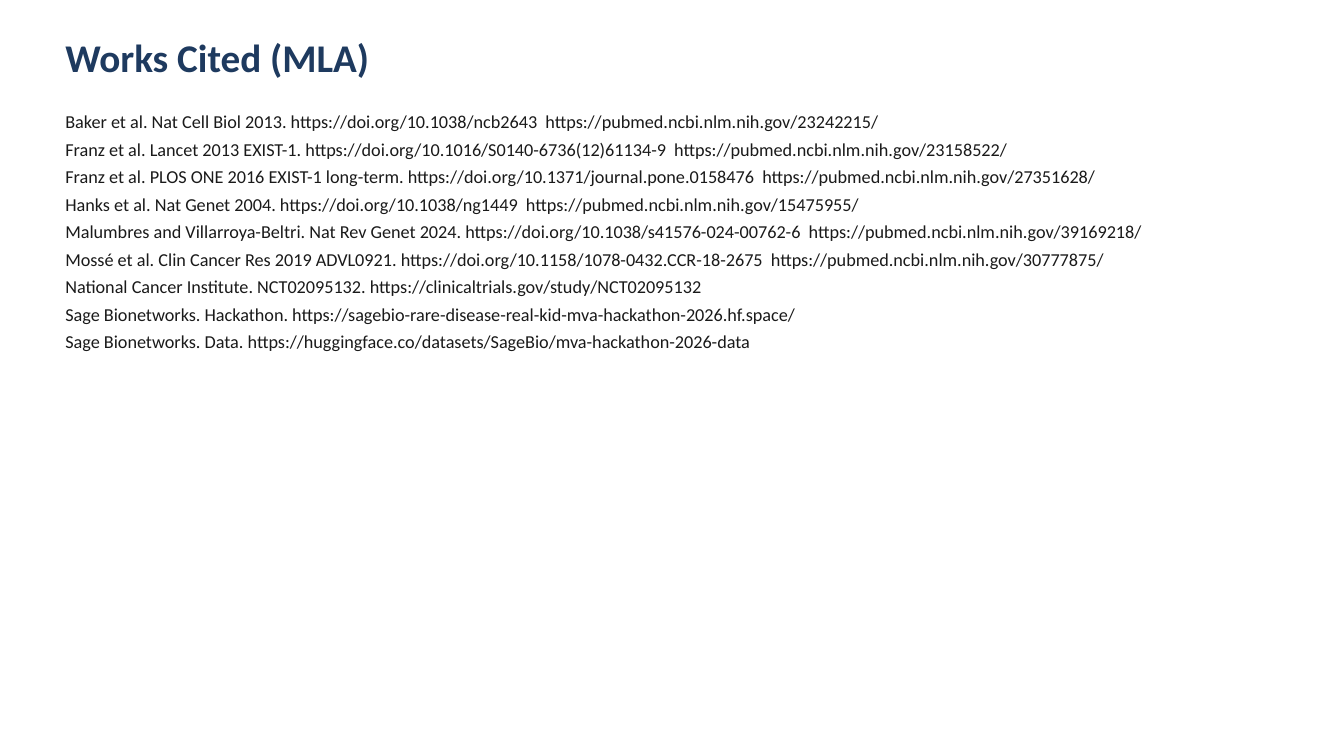
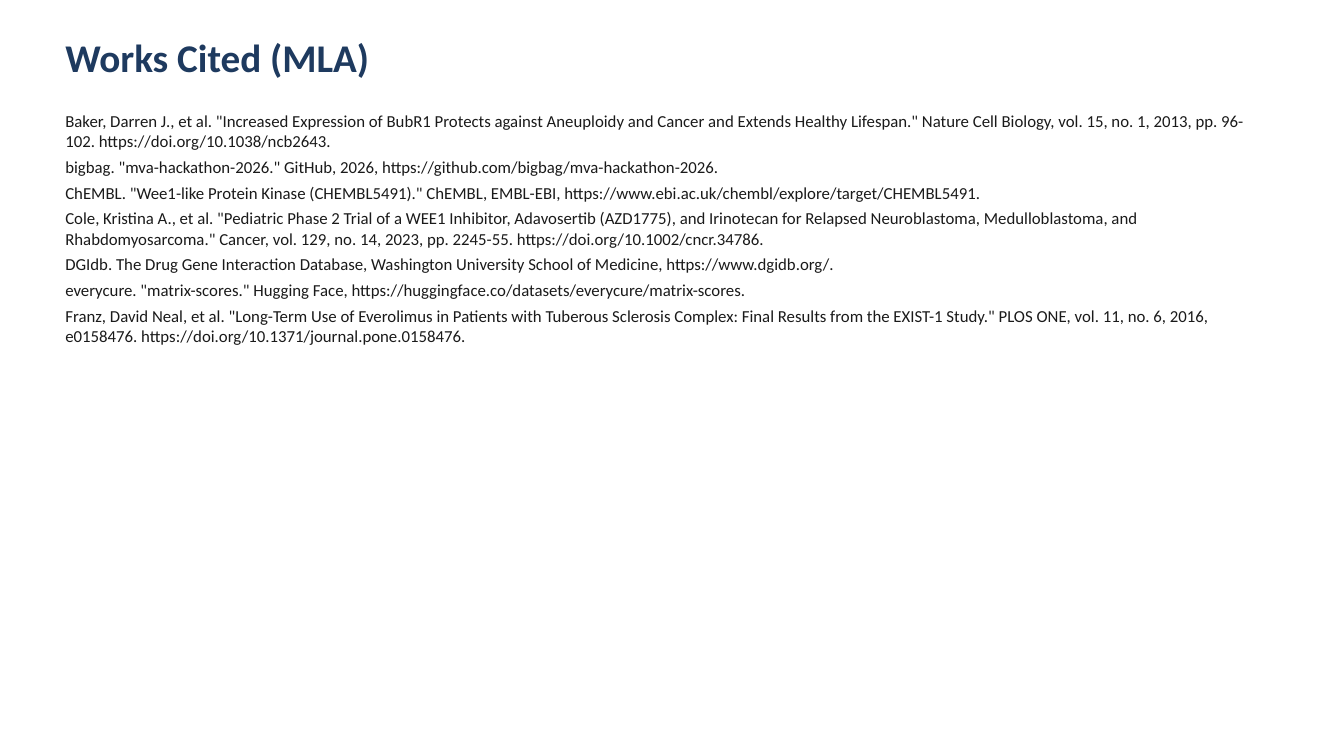
Before and after one commit to bigbag/mva-hackathon-2026, a slide deck: slide 12 of track2/slides/pitch_deck.pptx. Drawn at 1344x756 pixels with LibreOffice and Linux fonts; fonts in the diff are those of the drawing. Boxes give left, top, right and bottom in pixels: in the first picture for what was removed or moved away, otherwise in the second. Text is boxed around its words. In the diff, an @@ line names an element or a change of style, - is before the commit and + after.

Commit message:
Normalize citations to MLA 9
In-text uses author, not author-year. Works Cited lists only works
named in that document, with NCBI-checked vol/no/pages and a single DOI.

```diff
--- a/track2/slides/pitch_deck.pptx
+++ b/track2/slides/pitch_deck.pptx
@@ text at <box>65,115,1243,345</box>: text changed; size 13 to 12 pt @@
-Baker et al. Nat Cell Biol 2013. https://doi.org/10.1038/ncb2643 https://pubmed.ncbi.nlm.nih.gov/23242215/
-Franz et al. Lancet 2013 EXIST-1. https://doi.org/10.1016/S0140-6736(12)61134-9 https://pubmed.ncbi.nlm.nih.gov/23158522/
-Franz et al. PLOS ONE 2016 EXIST-1 long-term. https://doi.org/10.1371/journal.pone.0158476 https://pubmed.ncbi.nlm.nih.gov/27351628/
-Hanks et al. Nat Genet 2004. https://doi.org/10.1038/ng1449 https://pubmed.ncbi.nlm.nih.gov/15475955/
-Malumbres and Villarroya-Beltri. Nat Rev Genet 2024. https://doi.org/10.1038/s41576-024-00762-6 https://pubmed.ncbi.nlm.nih.gov/39169218/
-Mossé et al. Clin Cancer Res 2019 ADVL0921. https://doi.org/10.1158/1078-0432.CCR-18-2675 https://pubmed.ncbi.nlm.nih.gov/30777875/
-National Cancer Institute. NCT02095132. https://clinicaltrials.gov/study/NCT02095132
-Sage Bionetworks. Hackathon. https://sagebio-rare-disease-real-kid-mva-hackathon-2026.hf.space/
-Sage Bionetworks. Data. https://huggingface.co/datasets/SageBio/mva-hackathon-2026-data
+Baker, Darren J., et al. "Increased Expression of BubR1 Protects against Aneuploidy and Cancer and Extends Healthy Lifespan." Nature Cell Biology, vol. 15, no. 1, 2013, pp. 96-102. https://doi.org/10.1038/ncb2643.
+bigbag. "mva-hackathon-2026." GitHub, 2026, https://github.com/bigbag/mva-hackathon-2026.
+ChEMBL. "Wee1-like Protein Kinase (CHEMBL5491)." ChEMBL, EMBL-EBI, https://www.ebi.ac.uk/chembl/explore/target/CHEMBL5491.
+Cole, Kristina A., et al. "Pediatric Phase 2 Trial of a WEE1 Inhibitor, Adavosertib (AZD1775), and Irinotecan for Relapsed Neuroblastoma, Medulloblastoma, and Rhabdomyosarcoma." Cancer, vol. 129, no. 14, 2023, pp. 2245-55. https://doi.org/10.1002/cncr.34786.
+DGIdb. The Drug Gene Interaction Database, Washington University School of Medicine, https://www.dgidb.org/.
+everycure. "matrix-scores." Hugging Face, https://huggingface.co/datasets/everycure/matrix-scores.
+Franz, David Neal, et al. "Long-Term Use of Everolimus in Patients with Tuberous Sclerosis Complex: Final Results from the EXIST-1 Study." PLOS ONE, vol. 11, no. 6, 2016, e0158476. https://doi.org/10.1371/journal.pone.0158476.
```
Also in this commit, not shown: 4 other slides changed, 8 other files.
